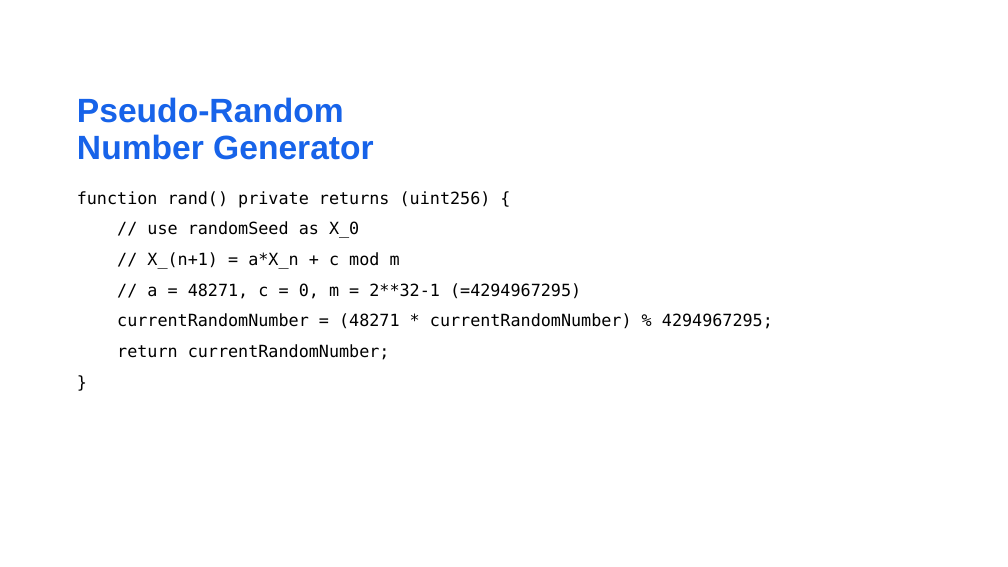
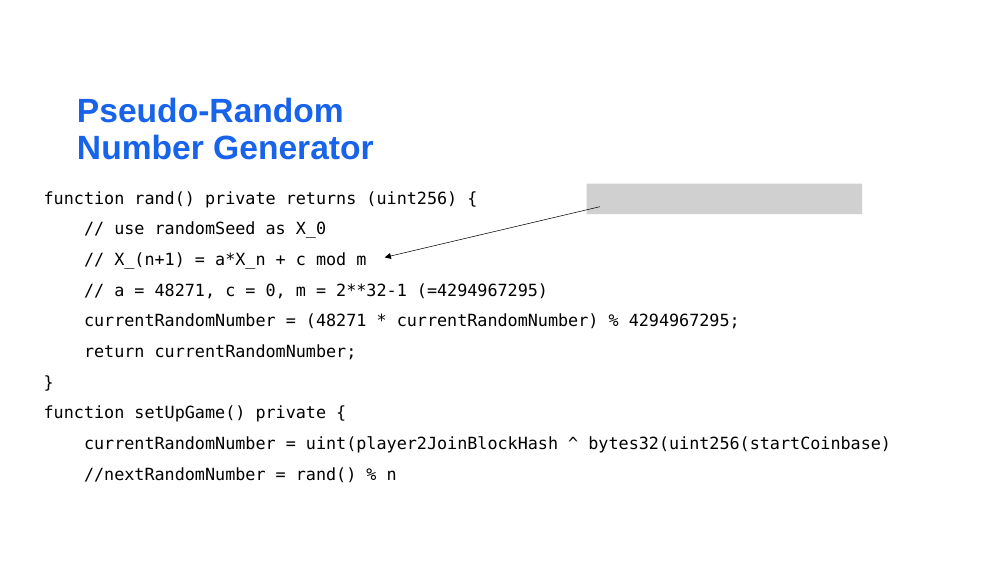
Before and after one commit to matnad/vierGewinntSC, a slide deck: slide 10 of presentation/nice fonts_jakob und joschi.pptx. Drawn at 1008x567 pixels with LibreOffice and Linux fonts; fonts in the diff are those of the drawing; grey boxes stand for pictures; background and template pictures are left out. Boxes give left, top, right and bottom in pixels: in the first picture for what was removed or moved away, otherwise in the second. Text is boxed around its words. In the diff, an @@ line names an element or a change of style, - is before the commit and + after.

```diff
--- a/presentation/nice fonts_jakob und joschi.pptx
+++ b/presentation/nice fonts_jakob und joschi.pptx
@@ text "function rand() private returns (uint256) ...": place and size @@
-text "function rand() private returns (uint256) ..." at [77,191,773,360]
+text "function rand() private returns (uint256) ..." at [44,191,891,483]
@@ arrow added from (600, 206) to (385, 258), #000000 0.5 pt @@
@@ picture added at [587,184,863,214] @@
@@ text at [44,405,891,483]: paragraphs added @@
+function setUpGame() private {
+currentRandomNumber = uint(player2JoinBlockHash ^ bytes32(uint256(startCoinbase) << 96));
+//nextRandomNumber = rand() % n
```
Also in this commit, not shown: 4 other slides changed, 1 slide removed.
